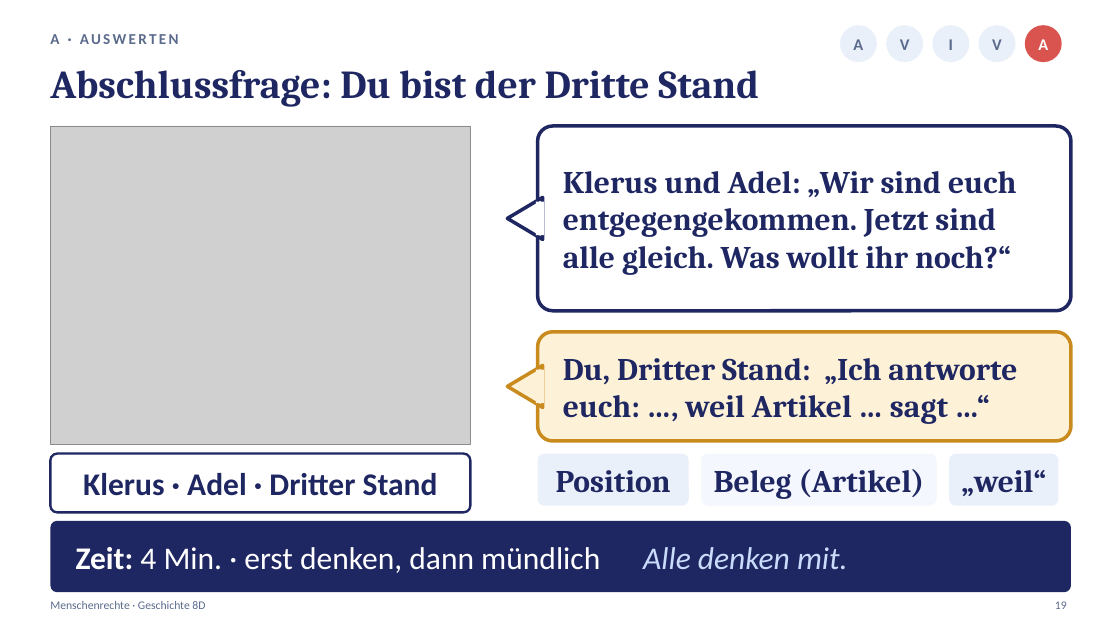
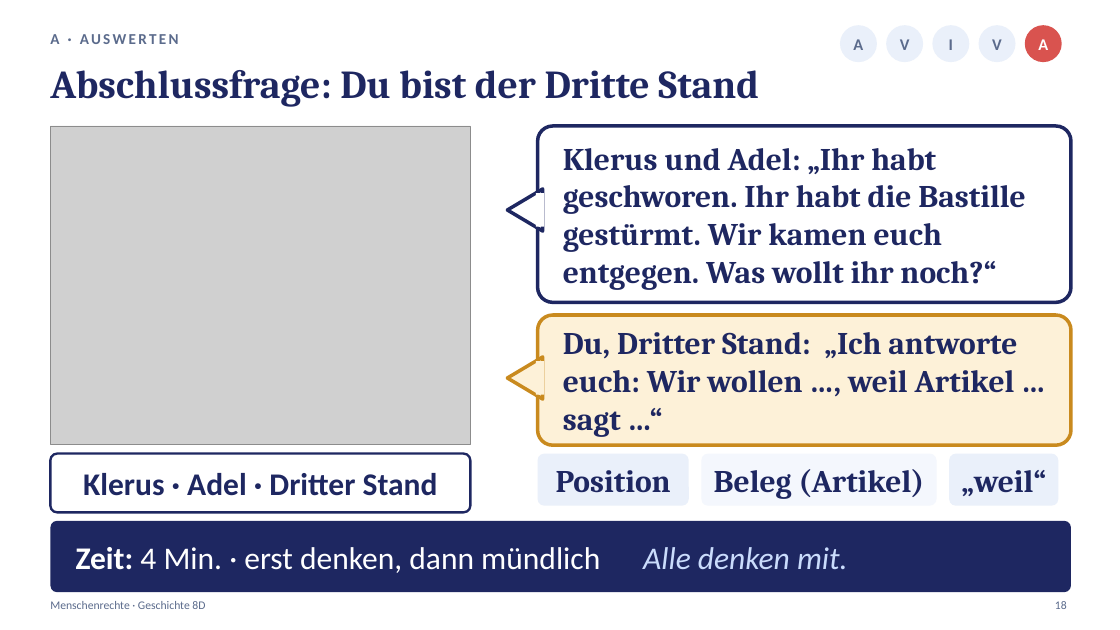
Before and after one commit to golzkonstantin-gif/Schule, a slide deck: slide 18 of Geschichte_8D/Stunde4_Menschenrechte/Praesentation_Stunde4_Menschenrechte_8D.pptx (slide 19 before the commit). Drawn at 1120x630 pixels with LibreOffice and Linux fonts; fonts in the diff are those of the drawing; grey boxes stand for pictures. Boxes give left, top, right and bottom in pixels: in the first picture for what was removed or moved away, otherwise in the second. Text is boxed around its words. In the diff, an @@ line names an element or a change of style, - is before the commit and + after.

```diff
--- a/Geschichte_8D/Stunde4_Menschenrechte/Praesentation_Stunde4_Menschenrechte_8D.pptx
+++ b/Geschichte_8D/Stunde4_Menschenrechte/Praesentation_Stunde4_Menschenrechte_8D.pptx
@@ rounded rectangle: place and size @@
-rounded rectangle at [538, 126, 1071, 311]
+rounded rectangle at [538, 126, 1071, 302]
@@ rounded rectangle at [538, 126, 1071, 302]: proportions changed @@
@@ text at [563, 148, 1026, 290]: text changed @@
-Klerus und Adel: „Wir sind euch entgegengekommen. Jetzt sind alle gleich. Was wollt ihr noch?“
+Klerus und Adel: „Ihr habt geschworen. Ihr habt die Bastille gestürmt. Wir kamen euch entgegen. Was wollt ihr noch?“
@@ rounded rectangle at [538, 315, 1071, 445]: proportions changed @@
@@ rounded rectangle: place and size @@
-rounded rectangle at [538, 332, 1071, 441]
+rounded rectangle at [538, 315, 1071, 445]
@@ text at [563, 332, 1017, 437]: text changed @@
-Du, Dritter Stand: „Ich antworte euch: …, weil Artikel … sagt …“
+Du, Dritter Stand: „Ich antworte euch: Wir wollen …, weil Artikel … sagt …“
@@ 2 triangles, 2 rectangles: place and size @@
-2 triangles, 2 rectangles at [507, 197, 544, 408]
+2 triangles, 2 rectangles at [507, 189, 544, 399]
@@ text at [1055, 601, 1067, 609]: text changed @@
-19
+18
```
Also in this commit, not shown: 17 other slides changed, 2 slides added, 3 slides removed, 16 other files.
